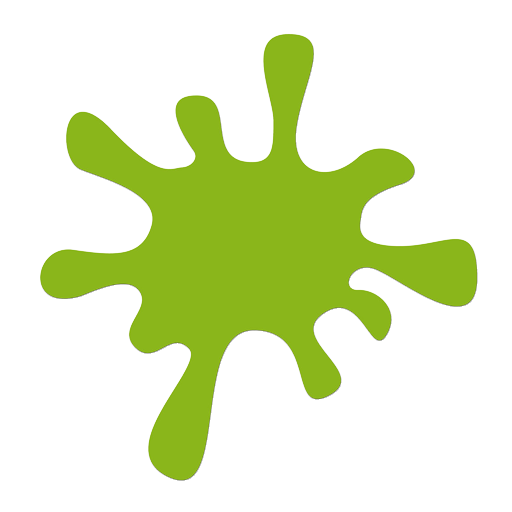
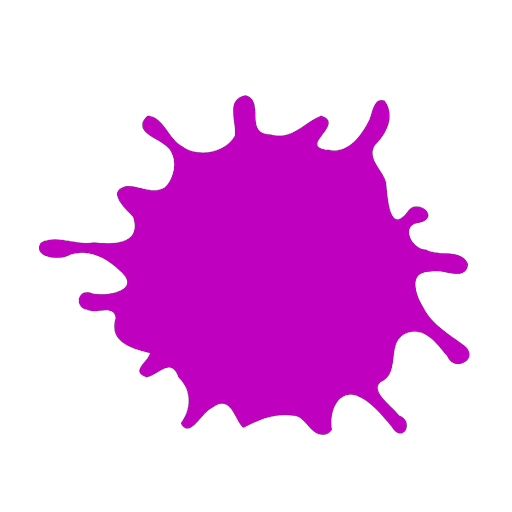
Layered file, before and after one edit (512 x 512). Changes by layer:
added layer "Layer 3" above "Layer 2 copy" over [39,95,470,435]
hid "Layer 2" over [40,33,478,481]
